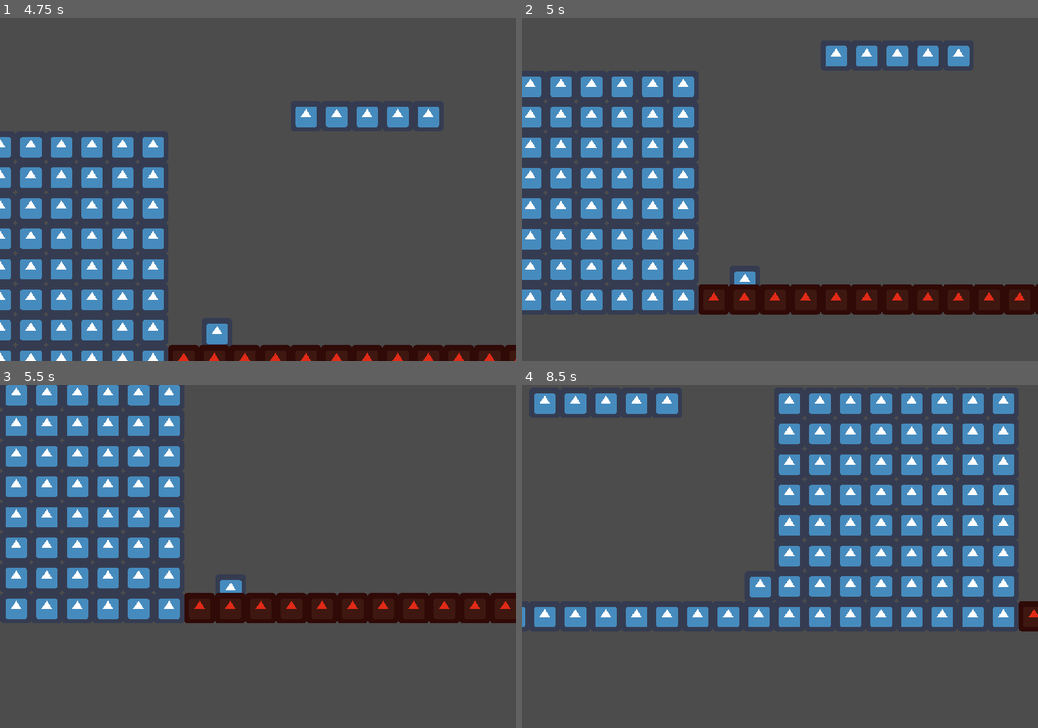
Above: before the commit, frames 1-4 (two rows, left to right).
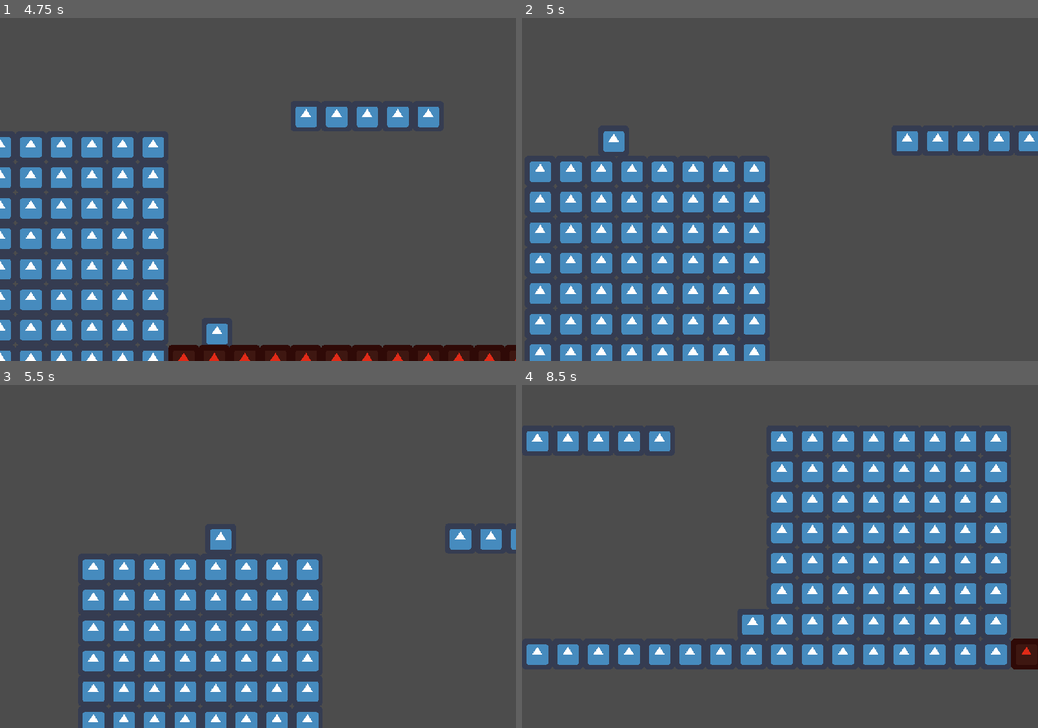
Above: after the commit, the same moments.

Repository: Juankadev/GGJ_2023
Game: Godot game, scene res://MainScene.tscn
The game is run twice, just before and just after one commit, with the same random seed, the same clock (stepped at 60 frames per second) and the same inputs. The engine's default icon, where the game draws it, is replaced by a stand-in: a white triangle on a blue panel in a dark square.
Inputs:
- Up to frame 1 (4.75 s): hold F (grab) 0.53-1.28 s; hold Right (move_right) 0.53-2.03 s; tap Space (jump) at 0.77, 1.52, 3.02, 3.77, 4.52 s; tap F (grab) at 1.35, 2.85, 4.35 s; hold Left (move_left) 2.03-2.78 s; hold F (grab) 2.03-2.78 s; hold Right (move_right) 2.78-4.28 s; hold F (grab) 3.53-4.28 s; hold Left (move_left) from 4.28 s (still down)
- Up to frame 2 (5 s): keep holding Left (move_left)
- Up to frame 3 (5.5 s): release Left (move_left) at 5.03 s; hold Right (move_right) from 5.03 s (still down); hold F (grab) from 5.03 s (still down)
- Up to frame 4 (8.5 s): release Right (move_right) at 5.78 s; release F (grab) at 5.78 s; hold Left (move_left) 5.78-7.28 s; tap F (grab) at 5.85, 7.35 s; tap Space (jump) at 6.02, 6.77, 7.52 s; hold F (grab) 6.53-7.28 s; hold Right (move_right) from 7.28 s (still down); hold F (grab) from 8.03 s (still down)

Frame 1 is identical in both runs. In frame 2, 28% of the frame differs, in the area x 0-100%, y 8-100%; in frame 3, 28%; in frame 4, 29%, in the area x 0-100%, y 2-83%.

Commit message:
removed timer until further notice

Diff:
--- a/MainScene.tscn
+++ b/MainScene.tscn
@@ -7,6 +7,7 @@
 [ext_resource path="res://Camera2D.gd" type="Script" id=5]
 [ext_resource path="res://checkpoint/checkpoints.gd" type="Script" id=6]
 [ext_resource path="res://box/ParentBox.tscn" type="PackedScene" id=7]
+[ext_resource path="res://musics/GGJ Roots 2023_Lvl1_Loop.wav" type="AudioStream" id=8]
 
 [sub_resource type="ConvexPolygonShape2D" id=1]
 points = PoolVector2Array( 64, 64, 0, 64, 0, 0, 64, 0 )
@@ -229,6 +230,10 @@
 
 [node name="Timer" type="Timer" parent="."]
 
+[node name="AudioStreamPlayer" type="AudioStreamPlayer" parent="."]
+stream = ExtResource( 8 )
+autoplay = true
+
 [connection signal="body_entered" from="Checkpoints/CheckPointFirst" to="Checkpoints" method="_on_CheckPointFirst_body_entered"]
 [connection signal="body_entered" from="Checkpoints/CheckPointTwo" to="Checkpoints" method="_on_CheckPointTwo_body_entered"]
 [connection signal="timeout" from="Timer" to="SpikesParent_1/Spike" method="_on_Timer_timeout"]
--- /dev/null
+++ b/main_menu/main_menu.gd
@@ -0,0 +1,20 @@
+extends Control
+
+
+# Declare member variables here. Examples:
+# var a: int = 2
+# var b: String = "text"
+
+
+# Called when the node enters the scene tree for the first time.
+func _ready() -> void:
+	pass # Replace with function body.
+
+
+# Called every frame. 'delta' is the elapsed time since the previous frame.
+#func _process(delta: float) -> void:
+#	pass
+
+
+func _on_Button_pressed() -> void:
+	get_tree().change_scene("res://MainScene.tscn")
--- /dev/null
+++ b/main_menu/main_menu.tscn
@@ -0,0 +1,21 @@
+[gd_scene load_steps=2 format=2]
+
+[ext_resource path="res://main_menu/main_menu.gd" type="Script" id=1]
+
+[node name="MainMenu" type="Control"]
+anchor_right = 1.0
+anchor_bottom = 1.0
+script = ExtResource( 1 )
+
+[node name="Button" type="Button" parent="."]
+anchor_left = 0.067
+anchor_top = 0.611
+anchor_right = 0.196
+anchor_bottom = 0.7
+margin_left = -8.36
+margin_top = -7.92001
+margin_right = 0.319992
+margin_bottom = 7.99997
+text = "Play"
+
+[connection signal="pressed" from="Button" to="." method="_on_Button_pressed"]
--- a/spikes/Spike.gd
+++ b/spikes/Spike.gd
@@ -2,19 +2,21 @@
 
 var player: Node = null
 
+# TODO(beto): make timer work
 func _on_Spike_body_entered(body: Node) -> void:
 	if body.is_in_group("player"):
-		player = body
-		$"../../Player".on_killed()
-		$"../../Timer".start()
+#		player = body
+		body.position = $"../../Position2D".position
+#		$"../../Player".on_killed()
+#		$"../../Timer".start()
 
 	if body.is_in_group("box"):
 		body.position = Vector2.ZERO
-
-func _on_Timer_timeout() -> void:
-	print("timer timed out")
-	if player:
-		$"../../Player".on_respawn()
-		player.position = $"../../Position2D".position
-
-	$"../../Timer".stop()
+#
+#func _on_Timer_timeout() -> void:
+#	print("timer timed out")
+#	if player:
+#		$"../../Player".on_respawn()
+#		player.position = $"../../Position2D".position
+#
+#	$"../../Timer".stop()
Not shown: 1 places in MainScene.tscn that only renumber resources
Not shown, added: musics/GGJ Roots 2023_Lvl1_Loop.wav.import
Not shown, added: musics/GGJ Roots 2023_Lvl1_Loop.wav
